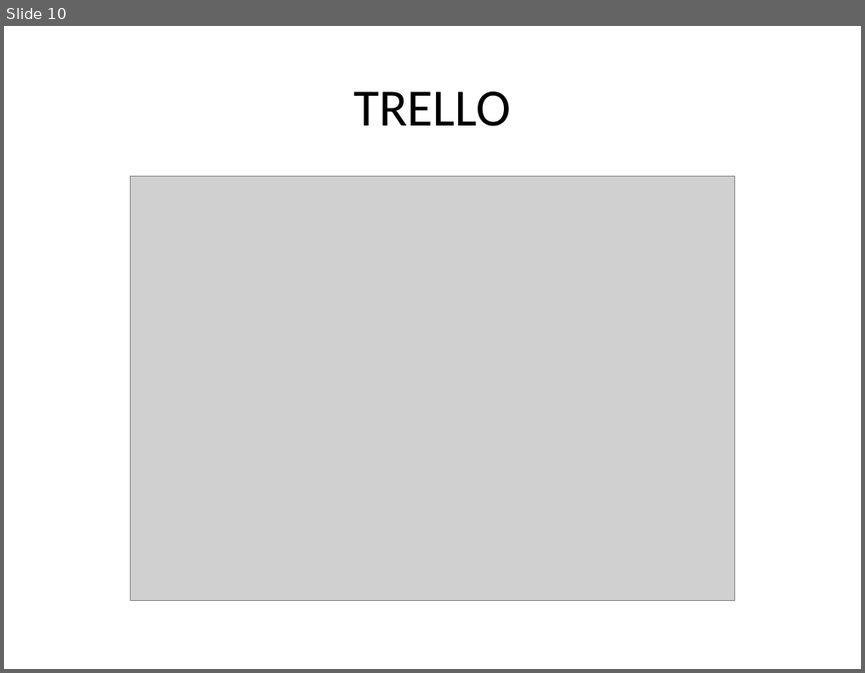
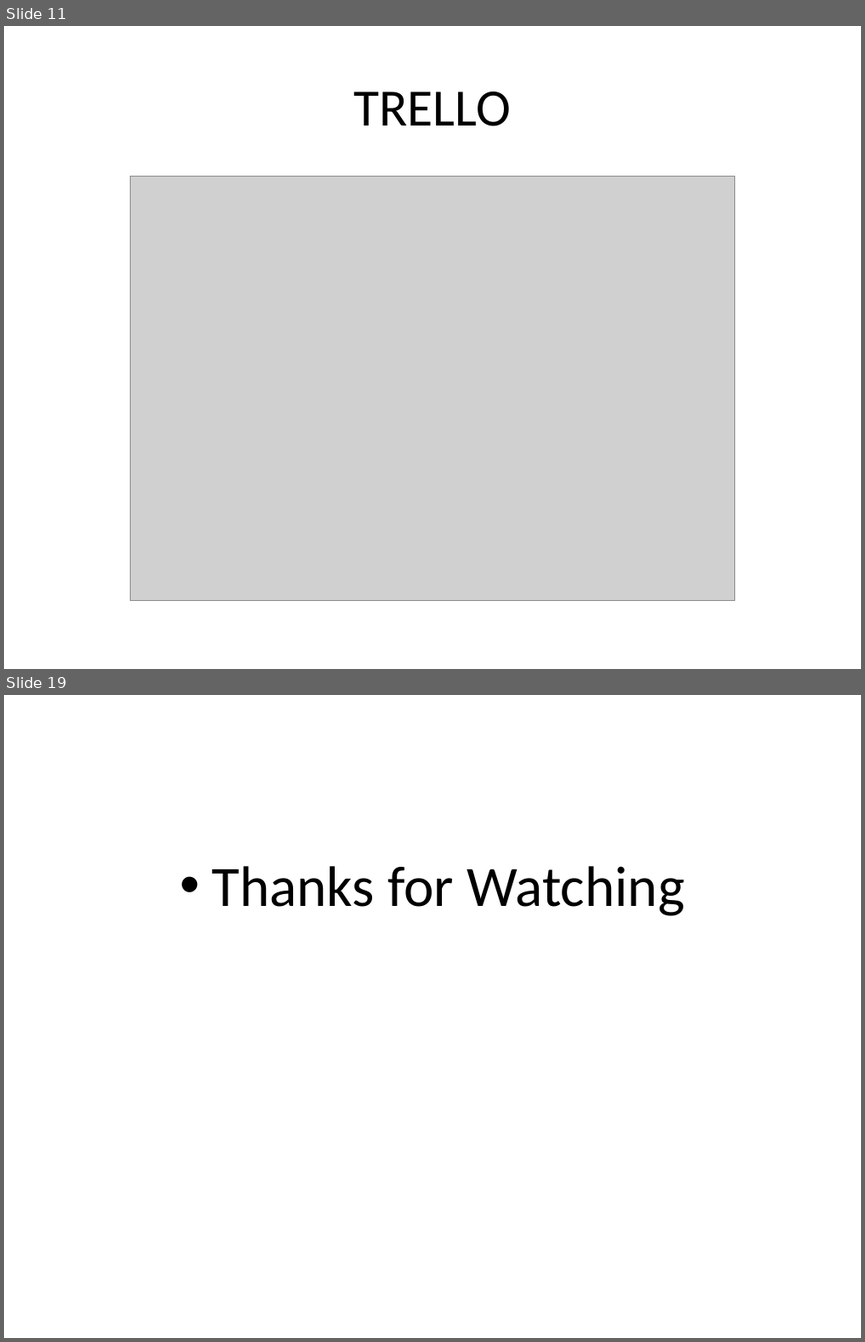
Before and after one commit to HuynhMinhTin/SharingFiles, a slide deck: show/minishearingfile.pptx. Shown one above the other, each under a label of ours: slide 10 before the commit, slides 11 and 19 after it; the slides between them are not shown. The pictures are 865x673 and 865x1342 pixels, drawn with LibreOffice and Linux fonts; fonts in the diff are those of the drawing; grey boxes stand for pictures. Boxes give left, top, right and bottom in pixels: in the first picture for what was removed or moved away, otherwise in the second. Text is boxed around its words. In the diff, an @@ line names an element or a change of style, - is before the commit and + after.

```diff
--- a/show/minishearingfile.pptx
+++ b/show/minishearingfile.pptx
@@ slide 19 added at (4, 695, 861, 1338), background #FFFFFF @@
@@ text added at (211, 866, 685, 916), 48 pt, text #000000 @@
+• Thanks for Watching
@@ what was slide 10 is now slide 11 @@
```
Also in this commit, not shown: 3 slides changed, 8 other slides added, 2 slides removed, 49 other files.
